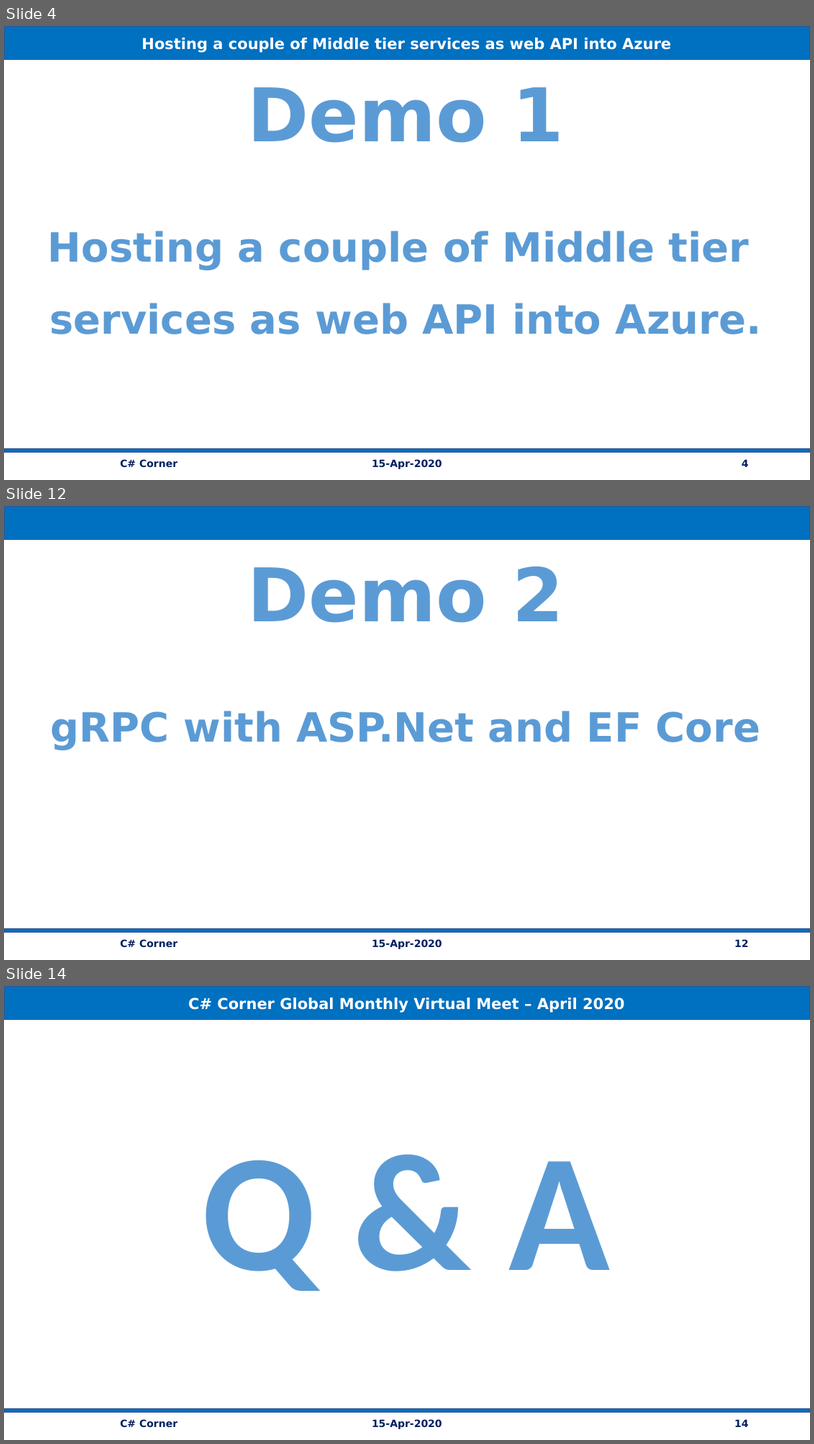
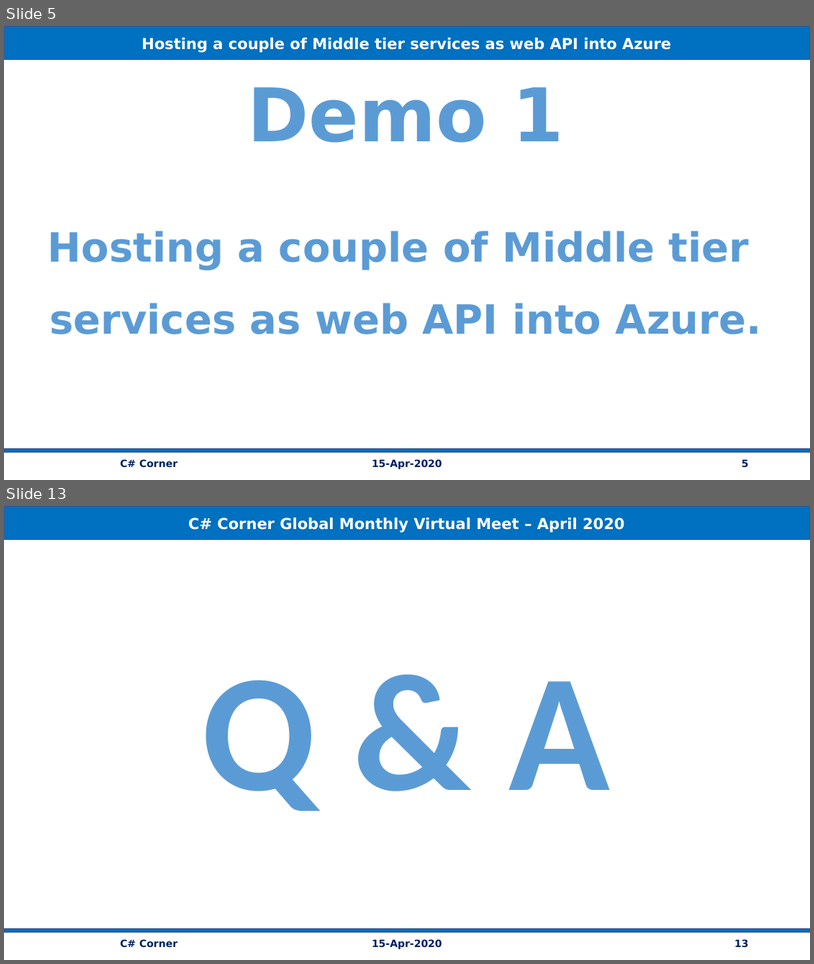
Before and after one commit to vishipayyallore/speaker_series, a slide deck: Azure/15Apr2020_BFF_ApiMgt/Documentation/BackEndForFrontEnd_AzureAPIMgt.pptx. Shown one above the other, each under a label of ours: slides 4, 12 and 14 before the commit, slides 5 and 13 after it; the slides between them are not shown. The pictures are 814x1444 and 814x964 pixels, drawn with LibreOffice and Linux fonts; fonts in the diff are those of the drawing. Boxes give left, top, right and bottom in pixels: in the first picture for what was removed or moved away, otherwise in the second. Text is boxed around its words. In the diff, an @@ line names an element or a change of style, - is before the commit and + after.

```diff
--- a/Azure/15Apr2020_BFF_ApiMgt/Documentation/BackEndForFrontEnd_AzureAPIMgt.pptx
+++ b/Azure/15Apr2020_BFF_ApiMgt/Documentation/BackEndForFrontEnd_AzureAPIMgt.pptx
@@ slide 12 removed at (4,506,810,960), background #FFFFFF @@
@@ rectangle removed at (4,507,810,539) @@
@@ text removed at (51,566,761,749) @@
-Demo 2
-gRPC with ASP.Net and EF Core
@@ rectangle removed at (4,928,810,932) @@
@@ text removed at (120,939,178,947) @@
-C# Corner
@@ text removed at (372,939,442,949) @@
-15-Apr-2020
@@ page number removed at (735,939,748,947) @@
-12
@@ what was slide 4 is now slide 5 @@
@@ page number at (742,459,749,467): text changed @@
-4
+5
@@ what was slide 14 is now slide 13 @@
@@ page number at (735,939,748,947): text changed @@
-14
+13
```
Also in this commit, not shown: 6 slides changed, 4 slides added, 4 other slides removed, 1 other file.
